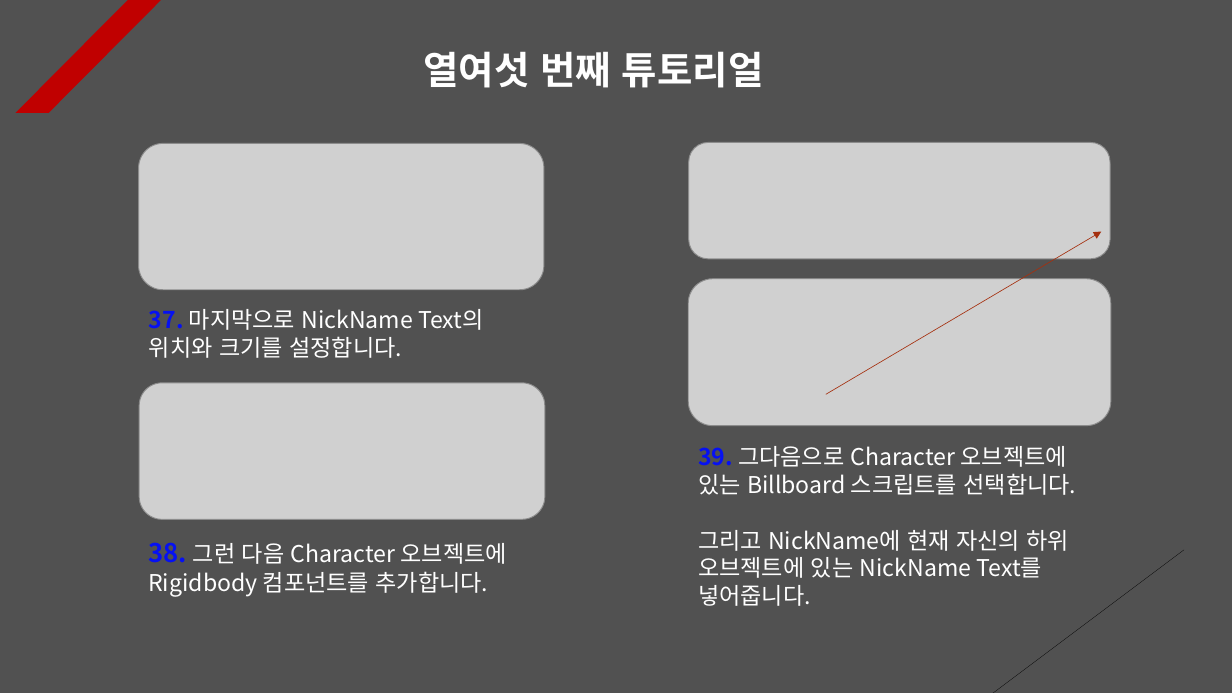
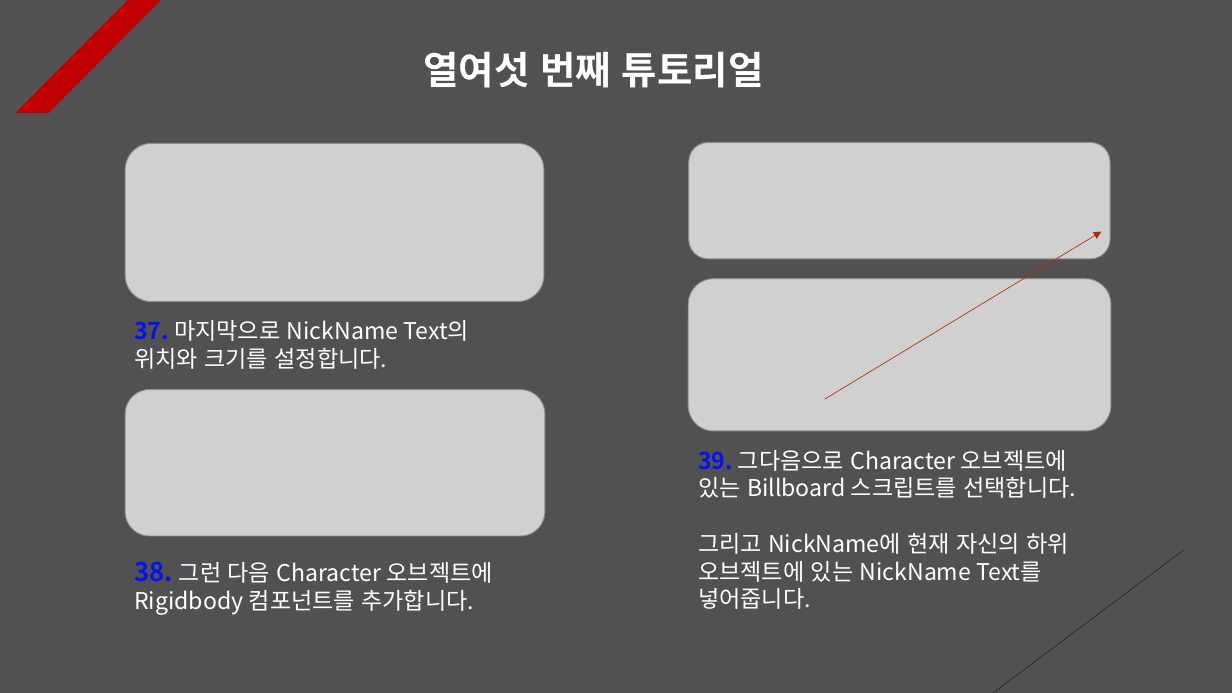
Before and after one commit to Unity2033/3D-UnityEngine, a slide deck: slide 16 of Assets/Class/Photon Server/PPT Data/Photon Synchronization.pptx. Drawn at 1232x693 pixels with LibreOffice and Linux fonts; fonts in the diff are those of the drawing; grey boxes stand for pictures. Boxes give left, top, right and bottom in pixels: in the first picture for what was removed or moved away, otherwise in the second. Text is boxed around its words. In the diff, an @@ line names an element or a change of style, - is before the commit and + after.

```diff
--- a/Assets/Class/Photon Server/PPT Data/Photon Synchronization.pptx
+++ b/Assets/Class/Photon Server/PPT Data/Photon Synchronization.pptx
@@ picture resized from (x1=139, y1=143, x2=544, y2=289) to (x1=125, y1=143, x2=543, y2=301) @@
@@ arrow moved from (826, 395) - (1102, 232) to (825, 399) - (1102, 232) @@
@@ picture resized from (x1=689, y1=279, x2=1111, y2=426) to (x1=689, y1=279, x2=1111, y2=432) @@
@@ text "37. 마지막으로 NickName Text의 위치와 ..." moved from (x1=149, y1=309, x2=484, y2=358) to (x1=134, y1=320, x2=470, y2=369) @@
@@ picture resized from (x1=140, y1=383, x2=545, y2=519) to (x1=125, y1=390, x2=544, y2=536) @@
@@ text "39. 그다음으로 Character 오브젝트에 있는 ..." moved from (x1=698, y1=446, x2=1077, y2=606) to (x1=698, y1=450, x2=1076, y2=609) @@
@@ text "38. 그런 다음 Character 오브젝트에 ..." moved from (x1=148, y1=542, x2=507, y2=596) to (x1=134, y1=561, x2=493, y2=615) @@
```
Also in this commit, not shown: 5 other slides changed, 1 slide added, 8 other files.
